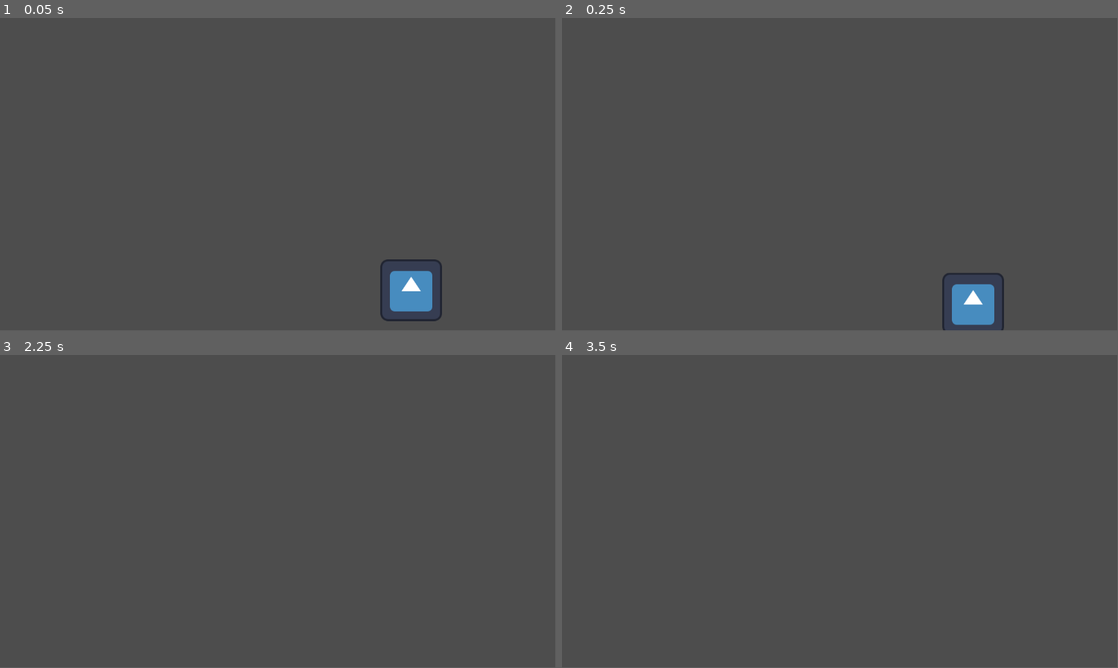
Above: before the commit, frames 1-4 (two rows, left to right).
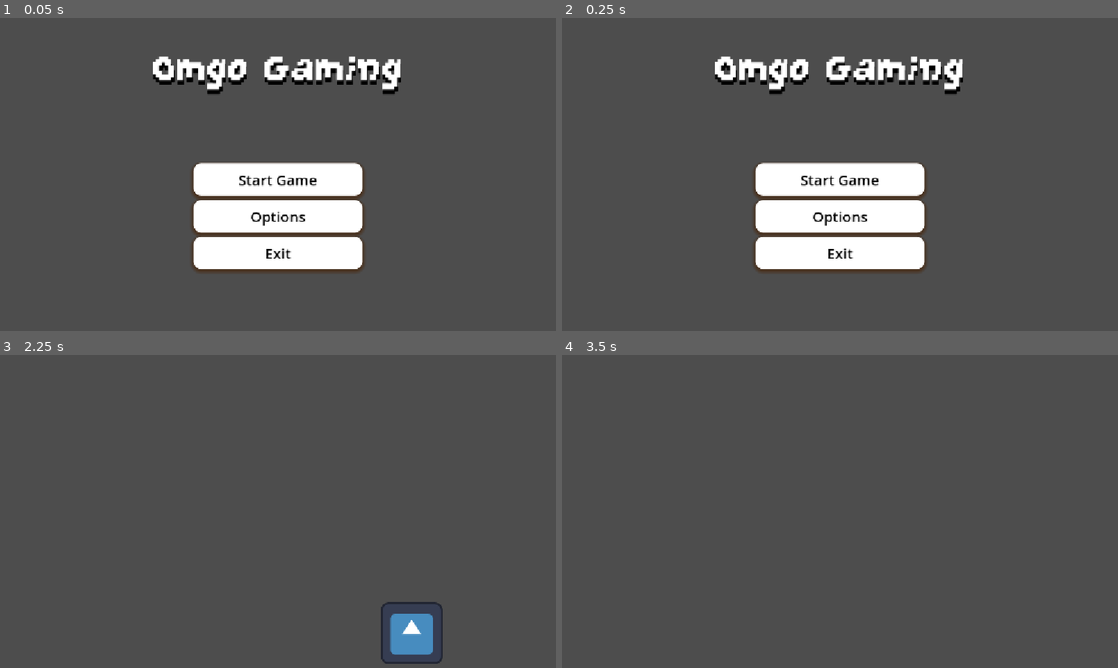
Above: after the commit, the same moments.

Repository: RiZuRuZ/CPEgameGodot
Game: Godot game, scene res://main_menu.tscn
The game is run twice, just before and just after one commit, with the same random seed, the same clock (stepped at 60 frames per second) and the same inputs. Before the commit the project starts from res://main.tscn. The engine's default icon, where the game draws it, is replaced by a stand-in: a white triangle on a blue panel in a dark square.
Inputs (mouse positions are in pixels of both pictures, inside the frame that each line leads up to):
- Up to frame 1 (0.05 s): no input
- Up to frame 2 (0.25 s): no input
- Up to frame 3 (2.25 s): click (278, 552) at 0.5 s, where only the run after the commit has a clickable "Options"; click (278, 605) at 1.25 s, where only the run after the commit has a clickable "Back"; click (278, 517) at 2 s, where only the run after the commit has a clickable "Start Game"
- Up to frame 4 (3.5 s): tap Enter (ui_accept) at 2.75, 3.02 s; hold Right (ui_right) from 2.78 s (still down)
In our replay, the window is 799x449 before the commit and 800x450 after it. These sizes can differ from the game's own. Grey fills any space a smaller window leaves; there, only what the larger window draws over its background counts as a difference.

The runs differ from the first frame. In frame 1, 14% of the frame differs, in the area x 27-80%, y 12-97%; in frame 2, 14%; in frame 3, 1.3%; in frame 4, only the window size differs.

Commit message:
updata_Main_options

Diff:
--- /dev/null
+++ b/audio_control.gd
@@ -0,0 +1,13 @@
+extends HSlider
+
+@export var audio_bus_name: String
+
+var audio_bus_id
+
+
+func _ready() -> void:
+	audio_bus_id = AudioServer.get_bus_index(audio_bus_name)
+
+func _on_value_changed(value: float) -> void:
+	var db = linear_to_db(value)
+	AudioServer.set_bus_volume_db(audio_bus_id, db)
--- /dev/null
+++ b/default_bus_layout.tres
@@ -0,0 +1,15 @@
+[gd_resource type="AudioBusLayout" format=3 uid="uid://d2uyyxnu14xpq"]
+
+[resource]
+bus/1/name = &"Music"
+bus/1/solo = false
+bus/1/mute = false
+bus/1/bypass_fx = false
+bus/1/volume_db = -0.13049698
+bus/1/send = &"Master"
+bus/2/name = &"SFX"
+bus/2/solo = false
+bus/2/mute = false
+bus/2/bypass_fx = false
+bus/2/volume_db = 0.0
+bus/2/send = &"Master"
--- /dev/null
+++ b/fullscreen_control.gd
@@ -0,0 +1,18 @@
+extends CheckButton
+
+
+# Called when the node enters the scene tree for the first time.
+func _ready() -> void:
+	pass # Replace with function body.
+
+
+# Called every frame. 'delta' is the elapsed time since the previous frame.
+func _process(delta: float) -> void:
+	pass
+
+
+func _on_toggled(toggled_on: bool) -> void:
+	if toggled_on == true:
+		DisplayServer.window_set_mode(DisplayServer.WINDOW_MODE_FULLSCREEN)
+	else:
+		DisplayServer.window_set_mode(DisplayServer.WINDOW_MODE_WINDOWED)
--- /dev/null
+++ b/main_menu.gd
@@ -0,0 +1,34 @@
+extends Control
+
+@onready var main_buttons: VBoxContainer = $MainButtons
+@onready var options: Panel = $Options
+
+
+# Called when the node enters the scene tree for the first time.
+func _ready() -> void:
+	main_buttons.visible = true
+	options.visible = false
+
+
+# Called every frame. 'delta' is the elapsed time since the previous frame.
+func _process(delta: float) -> void:
+	pass
+
+
+func _on_start_pressed() -> void:
+	get_tree().change_scene_to_file("res://main.tscn")
+	print("Start pressed")
+
+
+func _on_settings_pressed() -> void:
+	print("Settings pressed")
+	main_buttons.visible = false
+	options.visible = true
+
+
+func _on_exit_pressed() -> void:
+	get_tree().quit()
+
+
+func _on_back_options_pressed() -> void:
+	_ready()
--- /dev/null
+++ b/main_menu.tscn
@@ -0,0 +1,254 @@
+[gd_scene load_steps=13 format=3 uid="uid://cf8bawxqbd3wt"]
+
+[ext_resource type="Script" uid="uid://ck2jde4vwhbgy" path="res://main_menu.gd" id="1_7vrkn"]
+[ext_resource type="FontFile" uid="uid://bty22o7674q5x" path="res://GrapeSoda.ttf" id="2_jix8l"]
+[ext_resource type="AudioStream" uid="uid://c33gh2j5ek0rg" path="res://Music/Ambient (Loop Room) _ MiSide [vHn_1JZ-3k8].mp3" id="3_fu7sn"]
+[ext_resource type="Script" uid="uid://tytgynhtqyjb" path="res://audio_control.gd" id="4_jix8l"]
+[ext_resource type="Script" uid="uid://df6117kbn8al5" path="res://fullscreen_control.gd" id="5_glbon"]
+
+[sub_resource type="StyleBoxTexture" id="StyleBoxTexture_7vrkn"]
+
+[sub_resource type="StyleBoxFlat" id="StyleBoxFlat_fu7sn"]
+bg_color = Color(1, 1, 1, 1)
+corner_radius_top_left = 16
+corner_radius_top_right = 16
+corner_radius_bottom_right = 16
+corner_radius_bottom_left = 16
+shadow_color = Color(0.27897736, 0.13167101, 0.013412668, 0.6)
+shadow_size = 8
+shadow_offset = Vector2(0, 3.41)
+
+[sub_resource type="StyleBoxFlat" id="StyleBoxFlat_jix8l"]
+bg_color = Color(0.46229059, 0.46229059, 0.46229059, 1)
+corner_radius_top_left = 16
+corner_radius_top_right = 16
+corner_radius_bottom_right = 16
+corner_radius_bottom_left = 16
+shadow_color = Color(0.27897736, 0.13167101, 0.013412668, 0.6)
+shadow_size = 8
+shadow_offset = Vector2(0, 3.41)
+
+[sub_resource type="StyleBoxFlat" id="StyleBoxFlat_glbon"]
+bg_color = Color(0.646029, 0.646029, 0.646029, 1)
+corner_radius_top_left = 16
+corner_radius_top_right = 16
+corner_radius_bottom_right = 16
+corner_radius_bottom_left = 16
+shadow_color = Color(0.27897736, 0.13167101, 0.013412668, 0.6)
+shadow_size = 8
+shadow_offset = Vector2(0, 3.41)
+
+[sub_resource type="StyleBoxEmpty" id="StyleBoxEmpty_06t4h"]
+
+[sub_resource type="StyleBoxLine" id="StyleBoxLine_fu7sn"]
+color = Color(1, 1, 1, 1)
+thickness = 6
+
+[sub_resource type="StyleBoxLine" id="StyleBoxLine_jix8l"]
+color = Color(0.117255606, 0.22495613, 1, 1)
+thickness = 6
+
+[node name="Main_Menu" type="Control"]
+layout_mode = 3
+anchors_preset = 15
+anchor_right = 1.0
+anchor_bottom = 1.0
+grow_horizontal = 2
+grow_vertical = 2
+script = ExtResource("1_7vrkn")
+
+[node name="Background" type="Panel" parent="."]
+layout_mode = 1
+anchors_preset = 15
+anchor_right = 1.0
+anchor_bottom = 1.0
+grow_horizontal = 2
+grow_vertical = 2
+theme_override_styles/panel = SubResource("StyleBoxTexture_7vrkn")
+
+[node name="MainButtons" type="VBoxContainer" parent="."]
+visible = false
+layout_mode = 1
+anchors_preset = 8
+anchor_left = 0.5
+anchor_top = 0.5
+anchor_right = 0.5
+anchor_bottom = 0.5
+offset_left = -175.0
+offset_top = -23.0
+offset_right = 175.0
+offset_bottom = 196.0
+grow_horizontal = 2
+grow_vertical = 2
+theme_override_constants/separation = 9
+
+[node name="Button" type="Button" parent="MainButtons"]
+layout_mode = 2
+size_flags_vertical = 3
+theme_override_colors/font_color = Color(0, 0, 0, 1)
+theme_override_colors/font_focus_color = Color(0, 0, 0, 1)
+theme_override_colors/font_pressed_color = Color(0, 0, 0, 1)
+theme_override_colors/font_hover_color = Color(0, 0, 0, 1)
+theme_override_colors/font_hover_pressed_color = Color(0, 0, 0, 1)
+theme_override_font_sizes/font_size = 30
+theme_override_styles/normal = SubResource("StyleBoxFlat_fu7sn")
+theme_override_styles/pressed = SubResource("StyleBoxFlat_jix8l")
+theme_override_styles/hover = SubResource("StyleBoxFlat_glbon")
+theme_override_styles/focus = SubResource("StyleBoxEmpty_06t4h")
+text = "Start Game"
+
+[node name="Button2" type="Button" parent="MainButtons"]
+layout_mode = 2
+size_flags_vertical = 3
+theme_override_colors/font_color = Color(0, 0, 0, 1)
+theme_override_colors/font_focus_color = Color(0, 0, 0, 1)
+theme_override_colors/font_pressed_color = Color(0, 0, 0, 1)
+theme_override_colors/font_hover_color = Color(0, 0, 0, 1)
+theme_override_colors/font_hover_pressed_color = Color(0, 0, 0, 1)
+theme_override_font_sizes/font_size = 30
+theme_override_styles/normal = SubResource("StyleBoxFlat_fu7sn")
+theme_override_styles/pressed = SubResource("StyleBoxFlat_jix8l")
+theme_override_styles/hover = SubResource("StyleBoxFlat_glbon")
+theme_override_styles/focus = SubResource("StyleBoxEmpty_06t4h")
+text = "Options"
+
+[node name="Button3" type="Button" parent="MainButtons"]
+layout_mode = 2
+size_flags_vertical = 3
+theme_override_colors/font_color = Color(0, 0, 0, 1)
+theme_override_colors/font_focus_color = Color(0, 0, 0, 1)
+theme_override_colors/font_pressed_color = Color(0, 0, 0, 1)
+theme_override_colors/font_hover_color = Color(0, 0, 0, 1)
+theme_override_colors/font_hover_pressed_color = Color(0, 0, 0, 1)
+theme_override_font_sizes/font_size = 30
+theme_override_styles/normal = SubResource("StyleBoxFlat_fu7sn")
+theme_override_styles/pressed = SubResource("StyleBoxFlat_jix8l")
+theme_override_styles/hover = SubResource("StyleBoxFlat_glbon")
+theme_override_styles/focus = SubResource("StyleBoxEmpty_06t4h")
+text = "Exit"
+
+[node name="Label" type="Label" parent="."]
+layout_mode = 1
+anchors_preset = 8
+anchor_left = 0.5
+anchor_top = 0.5
+anchor_right = 0.5
+anchor_bottom = 0.5
+offset_left = -259.5
+offset_top = -270.0
+offset_right = 259.5
+offset_bottom = -170.0
+grow_horizontal = 2
+grow_vertical = 2
+theme_override_colors/font_color = Color(1, 1, 1, 1)
+theme_override_colors/font_shadow_color = Color(0, 0, 0, 1)
+theme_override_constants/paragraph_spacing = 0
+theme_override_constants/shadow_offset_y = 10
+theme_override_fonts/font = ExtResource("2_jix8l")
+theme_override_font_sizes/font_size = 100
+text = "Omgo Gaming"
+horizontal_alignment = 1
+vertical_alignment = 1
+
+[node name="AudioStreamPlayer" type="AudioStreamPlayer" parent="."]
+stream = ExtResource("3_fu7sn")
+autoplay = true
+bus = &"Music"
+parameters/looping = true
+
+[node name="Options" type="Panel" parent="."]
+layout_mode = 1
+anchors_preset = 8
+anchor_left = 0.5
+anchor_top = 0.5
+anchor_right = 0.5
+anchor_bottom = 0.5
+offset_left = -358.0
+offset_top = -153.0
+offset_right = 357.0
+offset_bottom = 261.0
+grow_horizontal = 2
+grow_vertical = 2
+
+[node name="Label" type="Label" parent="Options"]
+layout_mode = 1
+anchors_preset = 10
+anchor_right = 1.0
+offset_bottom = 99.5
+grow_horizontal = 2
+theme_override_font_sizes/font_size = 37
+text = "Options"
+horizontal_alignment = 1
+vertical_alignment = 1
+
+[node name="Back" type="Button" parent="Options"]
+layout_mode = 0
+offset_left = 214.0
+offset_top = 315.0
+offset_right = 501.0
+offset_bottom = 378.0
+size_flags_vertical = 3
+theme_override_colors/font_color = Color(0, 0, 0, 1)
+theme_override_colors/font_focus_color = Color(0, 0, 0, 1)
+theme_override_colors/font_pressed_color = Color(0, 0, 0, 1)
+theme_override_colors/font_hover_color = Color(0, 0, 0, 1)
+theme_override_colors/font_hover_pressed_color = Color(0, 0, 0, 1)
+theme_override_font_sizes/font_size = 30
+theme_override_styles/normal = SubResource("StyleBoxFlat_fu7sn")
+theme_override_styles/pressed = SubResource("StyleBoxFlat_jix8l")
+theme_override_styles/hover = SubResource("StyleBoxFlat_glbon")
+theme_override_styles/focus = SubResource("StyleBoxEmpty_06t4h")
+text = "Back"
+
+[node name="VBoxContainer" type="VBoxContainer" parent="Options"]
+layout_mode = 1
+anchors_preset = 8
+anchor_left = 0.5
+anchor_top = 0.5
+anchor_right = 0.5
+anchor_bottom = 0.5
+offset_left = -173.5
+offset_top = -67.25
+offset_right = 173.5
+offset_bottom = 67.25
+grow_horizontal = 2
+grow_vertical = 2
+theme_override_constants/separation = 20
+
+[node name="HBoxContainer" type="HBoxContainer" parent="Options/VBoxContainer"]
+layout_mode = 2
+theme_override_constants/separation = 20
+
+[node name="Label" type="Label" parent="Options/VBoxContainer/HBoxContainer"]
+layout_mode = 2
+theme_override_font_sizes/font_size = 20
+text = "Music volume"
+
+[node name="AudioControl" type="HSlider" parent="Options/VBoxContainer/HBoxContainer"]
+layout_mode = 2
+size_flags_horizontal = 3
+size_flags_vertical = 4
+theme_override_constants/center_grabber = 0
+theme_override_constants/grabber_offset = 0
+theme_override_constants/tick_offset = 0
+theme_override_styles/slider = SubResource("StyleBoxLine_fu7sn")
+theme_override_styles/grabber_area = SubResource("StyleBoxLine_jix8l")
+theme_override_styles/grabber_area_highlight = SubResource("StyleBoxLine_jix8l")
+max_value = 1.0
+step = 0.05
+value = 1.0
+script = ExtResource("4_jix8l")
+audio_bus_name = "Music"
+
+[node name="FullscreenControl" type="CheckButton" parent="Options/VBoxContainer"]
+layout_mode = 2
+theme_override_font_sizes/font_size = 20
+text = "Fullscreen"
+script = ExtResource("5_glbon")
+
+[connection signal="pressed" from="MainButtons/Button" to="." method="_on_start_pressed"]
+[connection signal="pressed" from="MainButtons/Button2" to="." method="_on_settings_pressed"]
+[connection signal="pressed" from="MainButtons/Button3" to="." method="_on_exit_pressed"]
+[connection signal="pressed" from="Options/Back" to="." method="_on_back_options_pressed"]
+[connection signal="value_changed" from="Options/VBoxContainer/HBoxContainer/AudioControl" to="Options/VBoxContainer/HBoxContainer/AudioControl" method="_on_value_changed"]
+[connection signal="toggled" from="Options/VBoxContainer/FullscreenControl" to="Options/VBoxContainer/FullscreenControl" method="_on_toggled"]
--- a/project.godot
+++ b/project.godot
@@ -11,6 +11,43 @@
 [application]
 
 config/name="CPEGame"
-run/main_scene="uid://cg16fec0xpjae"
+run/main_scene="uid://cf8bawxqbd3wt"
 config/features=PackedStringArray("4.5", "Forward Plus")
 config/icon="res://icon.svg"
+
+[display]
+
+window/stretch/mode="canvas_items"
+
+[input]
+
+left={
+"deadzone": 0.2,
+"events": [Object(InputEventKey,"resource_local_to_scene":false,"resource_name":"","device":-1,"window_id":0,"alt_pressed":false,"shift_pressed":false,"ctrl_pressed":false,"meta_pressed":false,"pressed":false,"keycode":0,"physical_keycode":65,"key_label":0,"unicode":97,"location":0,"echo":false,"script":null)
+, Object(InputEventKey,"resource_local_to_scene":false,"resource_name":"","device":-1,"window_id":0,"alt_pressed":false,"shift_pressed":false,"ctrl_pressed":false,"meta_pressed":false,"pressed":false,"keycode":0,"physical_keycode":4194319,"key_label":0,"unicode":0,"location":0,"echo":false,"script":null)
+]
+}
+right={
+"deadzone": 0.2,
+"events": [Object(InputEventKey,"resource_local_to_scene":false,"resource_name":"","device":-1,"window_id":0,"alt_pressed":false,"shift_pressed":false,"ctrl_pressed":false,"meta_pressed":false,"pressed":false,"keycode":0,"physical_keycode":68,"key_label":0,"unicode":3585,"location":0,"echo":false,"script":null)
+, Object(InputEventKey,"resource_local_to_scene":false,"resource_name":"","device":-1,"window_id":0,"alt_pressed":false,"shift_pressed":false,"ctrl_pressed":false,"meta_pressed":false,"pressed":false,"keycode":0,"physical_keycode":4194321,"key_label":0,"unicode":0,"location":0,"echo":false,"script":null)
+]
+}
+up={
+"deadzone": 0.2,
+"events": [Object(InputEventKey,"resource_local_to_scene":false,"resource_name":"","device":-1,"window_id":0,"alt_pressed":false,"shift_pressed":false,"ctrl_pressed":false,"meta_pressed":false,"pressed":false,"keycode":0,"physical_keycode":87,"key_label":0,"unicode":3652,"location":0,"echo":false,"script":null)
+, Object(InputEventKey,"resource_local_to_scene":false,"resource_name":"","device":-1,"window_id":0,"alt_pressed":false,"shift_pressed":false,"ctrl_pressed":false,"meta_pressed":false,"pressed":false,"keycode":0,"physical_keycode":4194320,"key_label":0,"unicode":0,"location":0,"echo":false,"script":null)
+]
+}
+down={
+"deadzone": 0.2,
+"events": [Object(InputEventKey,"resource_local_to_scene":false,"resource_name":"","device":-1,"window_id":0,"alt_pressed":false,"shift_pressed":false,"ctrl_pressed":false,"meta_pressed":false,"pressed":false,"keycode":0,"physical_keycode":83,"key_label":0,"unicode":3627,"location":0,"echo":false,"script":null)
+, Object(InputEventKey,"resource_local_to_scene":false,"resource_name":"","device":-1,"window_id":0,"alt_pressed":false,"shift_pressed":false,"ctrl_pressed":false,"meta_pressed":false,"pressed":false,"keycode":0,"physical_keycode":4194322,"key_label":0,"unicode":0,"location":0,"echo":false,"script":null)
+]
+}
+click={
+"deadzone": 0.2,
+"events": [Object(InputEventMouseButton,"resource_local_to_scene":false,"resource_name":"","device":-1,"window_id":0,"alt_pressed":false,"shift_pressed":false,"ctrl_pressed":false,"meta_pressed":false,"button_mask":1,"position":Vector2(214, 12),"global_position":Vector2(223, 60),"factor":1.0,"button_index":1,"canceled":false,"pressed":true,"double_click":false,"script":null)
+, Object(InputEventKey,"resource_local_to_scene":false,"resource_name":"","device":-1,"window_id":0,"alt_pressed":false,"shift_pressed":false,"ctrl_pressed":false,"meta_pressed":false,"pressed":false,"keycode":0,"physical_keycode":74,"key_label":0,"unicode":106,"location":0,"echo":false,"script":null)
+]
+}
Binary file added: GrapeSoda.ttf
Not shown, added: GrapeSoda.ttf.import
Not shown, added: Music/Ambient (Loop Room) _ MiSide [vHn_1JZ-3k8].mp3.import
Not shown, added: audio_control.gd.uid
Not shown, added: fullscreen_control.gd.uid
Not shown, added: main_menu.gd.uid
Not shown, added: Music/Ambient (Loop Room) _ MiSide [vHn_1JZ-3k8].mp3
